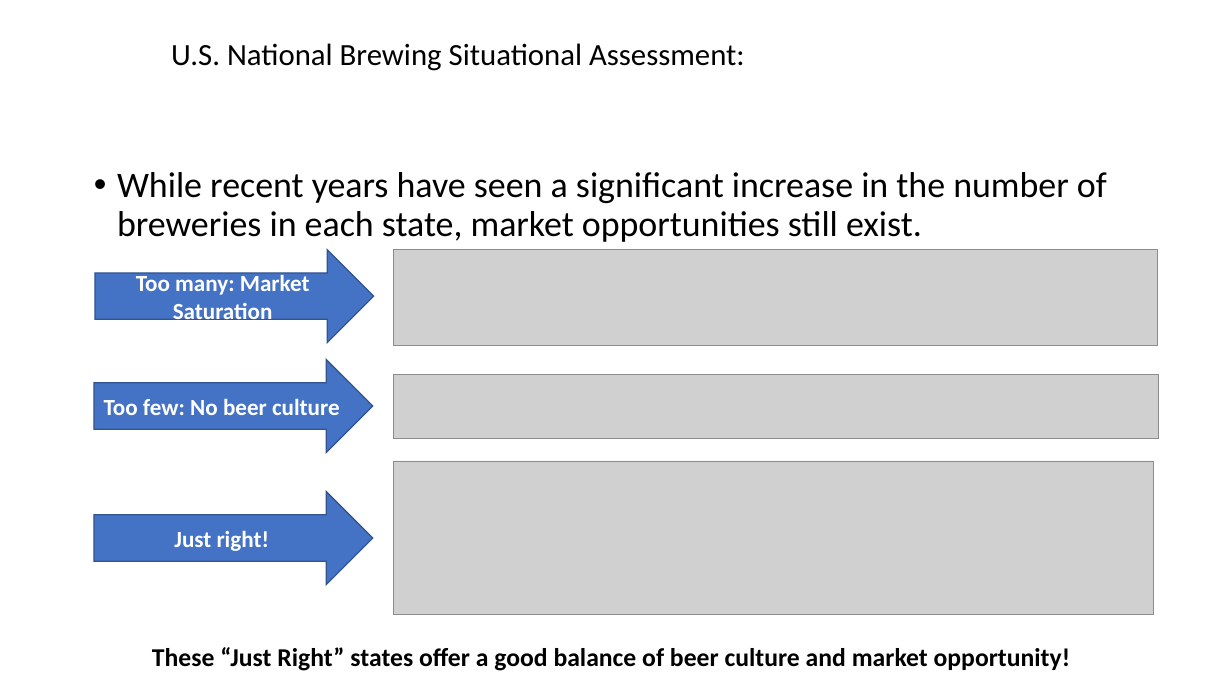
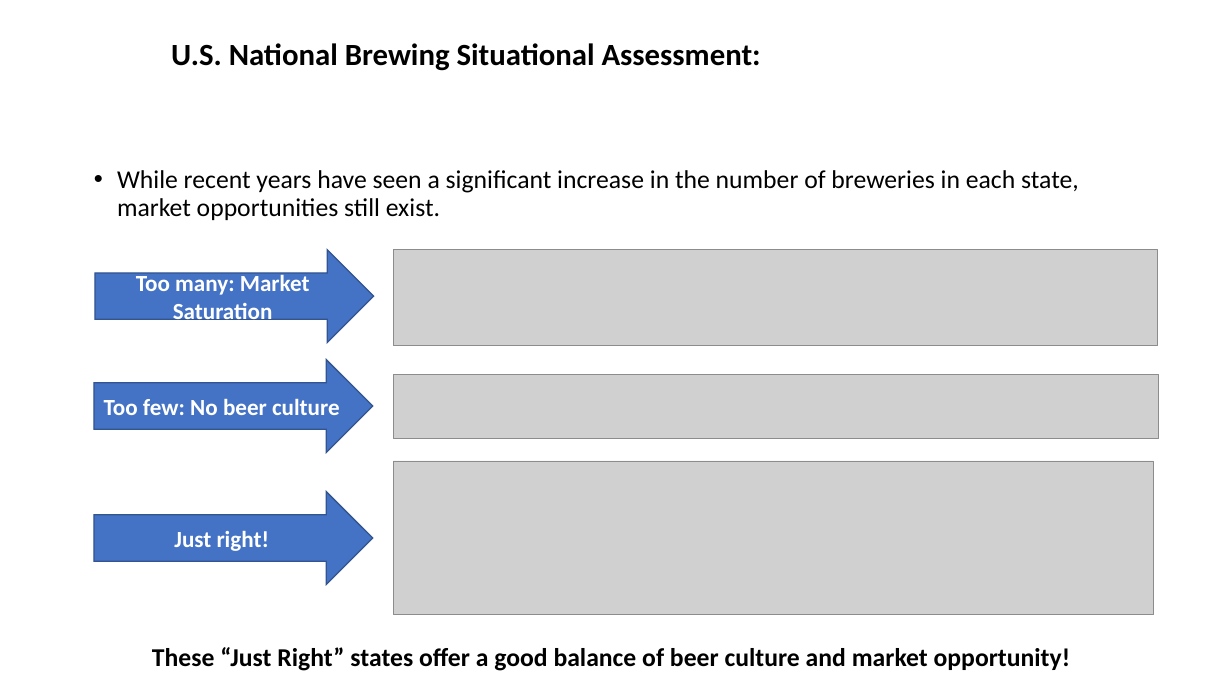
Before and after one commit to cwalenciak/dds_case_study_1, a slide deck: slide 3 of Presentation.pptx. Drawn at 1232x693 pixels with LibreOffice and Linux fonts; fonts in the diff are those of the drawing; grey boxes stand for pictures. Boxes give left, top, right and bottom in pixels: in the first picture for what was removed or moved away, otherwise in the second. Text is boxed around its words. In the diff, an @@ line names an element or a change of style, - is before the commit and + after.

```diff
--- a/Presentation.pptx
+++ b/Presentation.pptx
@@ title "U.S. National Brewing Situational Assessment:" at box(171, 43, 761, 71): bold on @@
@@ text "While recent years have seen ..." at box(117, 170, 1079, 220): size 28 to 20 pt @@
```
Also in this commit, not shown: 3 other slides changed.
